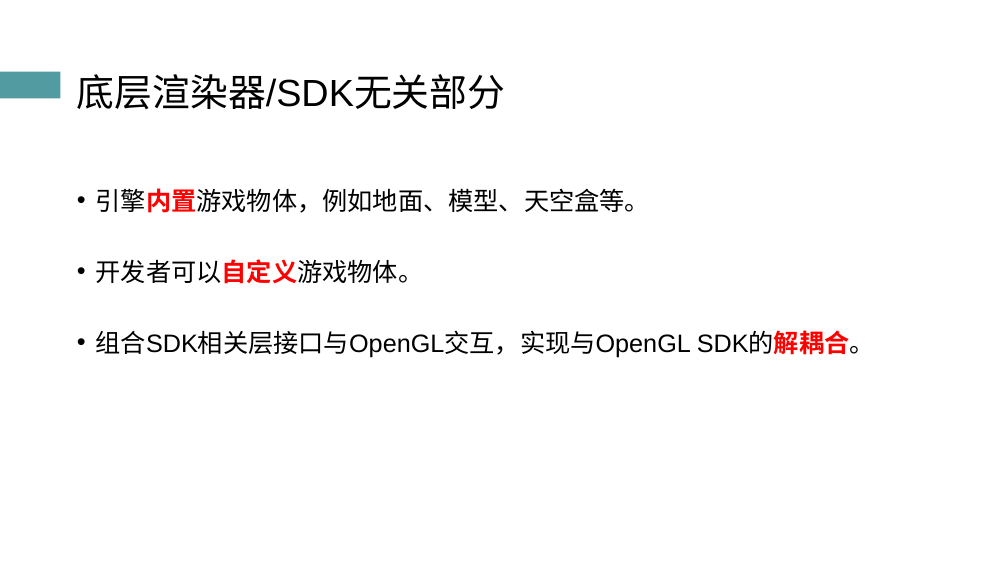
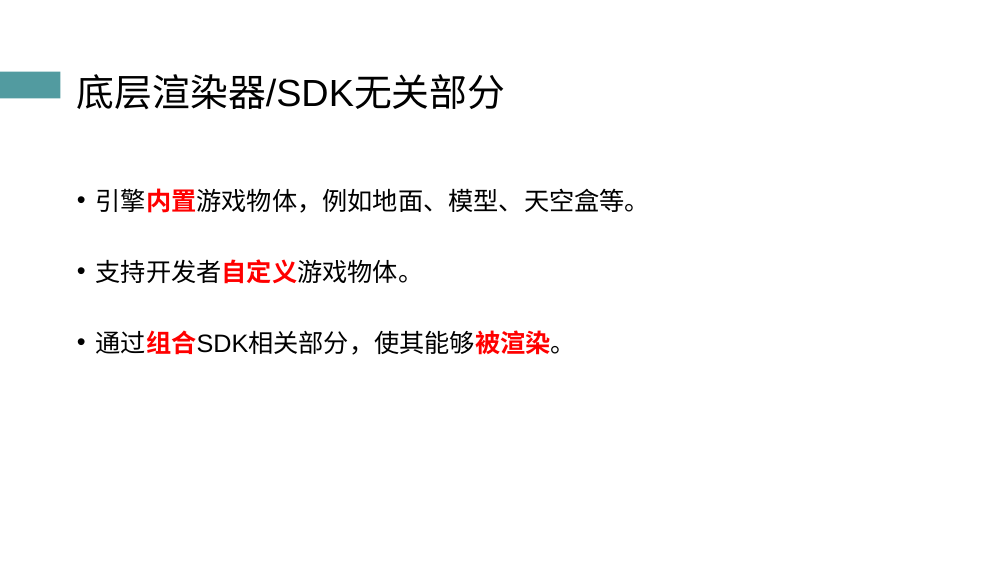
Before and after one commit to atom-chen/Main, a slide deck: slide 18 of OpenGL/答辩PPT.pptx (slide 24 before the commit). Drawn at 1008x567 pixels with LibreOffice and Linux fonts; fonts in the diff are those of the drawing. Boxes give left, top, right and bottom in pixels: in the first picture for what was removed or moved away, otherwise in the second. Text is boxed around its words. In the diff, an @@ line names an element or a change of style, - is before the commit and + after.

```diff
--- a/OpenGL/答辩PPT.pptx
+++ b/OpenGL/答辩PPT.pptx
@@ text at <box>96,259,576,355</box>: text changed @@
-• 开发者可以自定义游戏物体。
-• 组合SDK相关层接口与OpenGL交互，实现与OpenGL SDK的解耦合。
+• 支持开发者自定义游戏物体。
+• 通过组合SDK相关部分，使其能够被渲染。
```
Also in this commit, not shown: 13 other slides changed, 2 other files.
